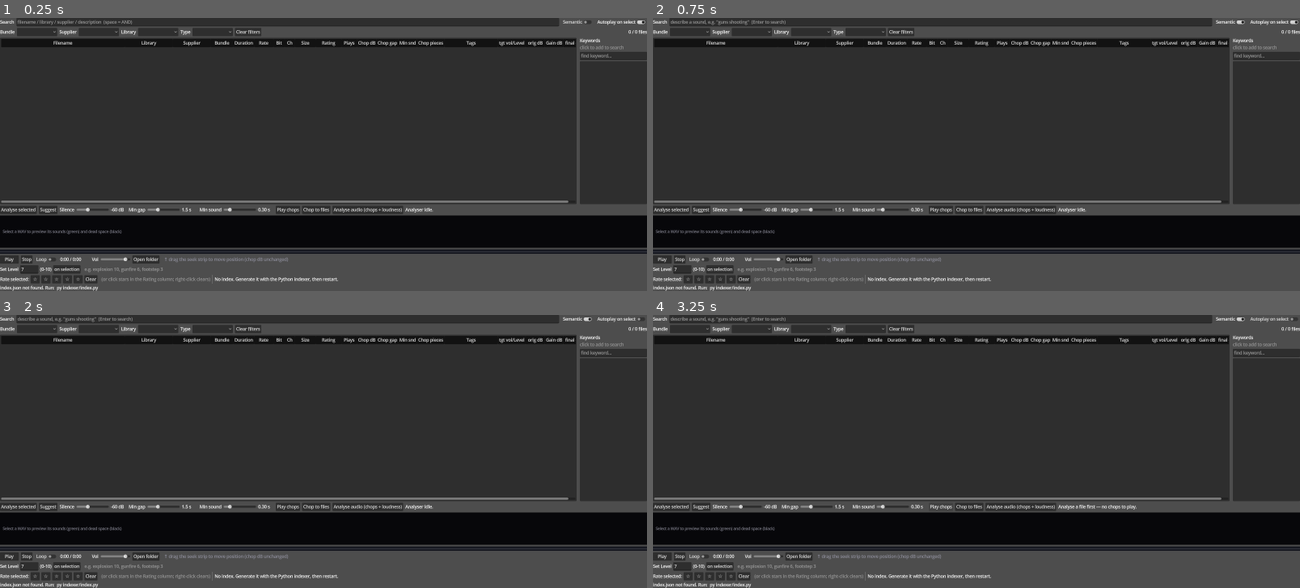
Above: before the commit, frames 1-4 (two rows, left to right).
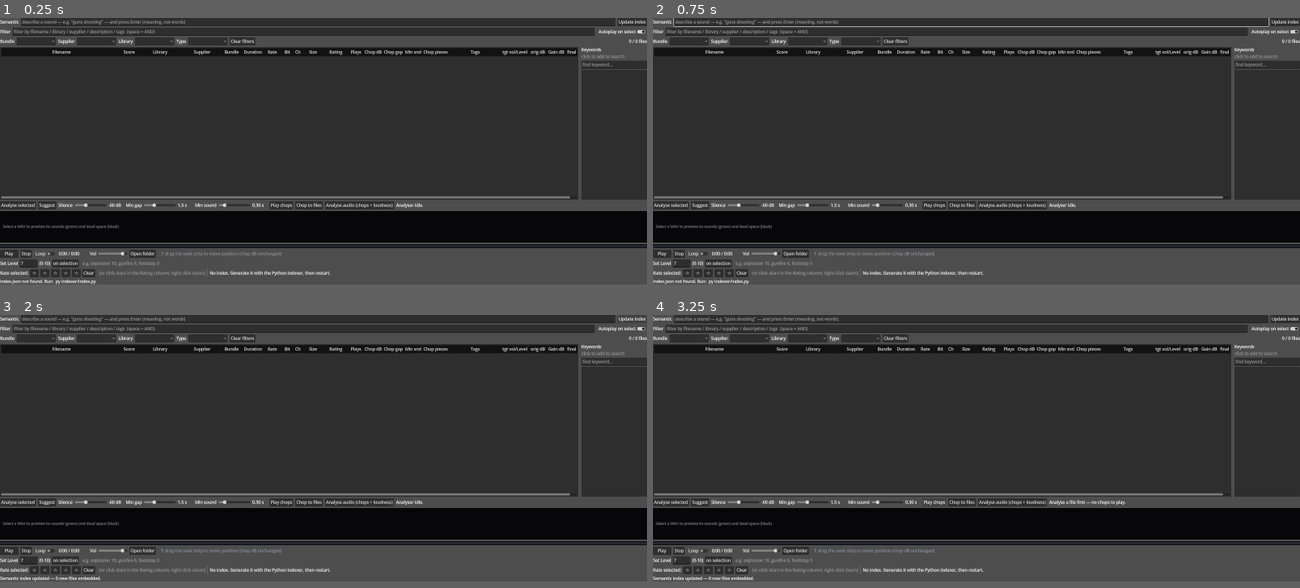
Above: after the commit, the same moments.

Repository: benedictcarter/sound_lib
Game: Godot game, scene res://main.tscn
Two runs of this game, one before a commit and one after it. Both use one fixed random seed, a clock stepped at 60 frames per second and the inputs below.
Inputs (mouse positions are in pixels of both pictures, inside the frame that each line leads up to):
- Up to frame 1 (0.25 s): no input
- Up to frame 2 (0.75 s): click (1228, 23) at 0.5 s, where only the run before the commit has a clickable "Semantic"
- Up to frame 3 (2 s): click (634, 320) at 1.25 s, where only the run after the commit has a clickable "Update index"
- Up to frame 4 (3.25 s): click "Play chops" at 2 s; click "Play chops" at 2.75 s
In our replay, the window is 800x338 before the commit and 800x330 after it. These sizes can differ from the game's own. Grey fills any space a smaller window leaves; there, only what the larger window draws over its background counts as a difference.

The runs differ from the first frame. In frame 1, 18% of the frame differs, in the area x 0-100%, y 0-100%; in frame 2, 18%; in frame 3, 18%; in frame 4, 18%.

Commit message:
Semantic search v2: own bar, Score column, incremental embed, lives with library
- embeddings.npz now lives in the LIBRARY ROOT (beside userdata/chopping/
  loudness), not app/. embed.py/search.py resolve it from index.json's
  library_root.
- embed.py is incremental (--only-missing + --progress): embeds only files with
  no vector yet (e.g. new chops). New 'Update index' button runs it threaded with
  live progress (_update_embeddings/_emb_*).
- Semantic search has its OWN bar ABOVE the text box. The text box is now a
  Filter that narrows the current base set -- semantic finds, text/dropdowns
  narrow within. _apply iterates _sem_ranked (cosine order) when _sem_active.
- New read-only 'Score' column (cosine similarity) after Filename; semantic
  results default-sort highest->lowest. Cols renumbered (COUNT 20->21).

Co-Authored-By: Claude Opus 4.8 <noreply@anthropic.com>

Diff:
--- a/app/main.gd
+++ b/app/main.gd
@@ -5,40 +5,41 @@
 
 # ----- column layout -------------------------------------------------------
 const COL_FILENAME := 0
-const COL_LIBRARY := 1
-const COL_SUPPLIER := 2
-const COL_BUNDLE := 3
-const COL_DURATION := 4
-const COL_RATE := 5
-const COL_BIT := 6
-const COL_CH := 7
-const COL_SIZE := 8
-const COL_RATING := 9   # user data (userdata.json)
-const COL_PLAYS := 10   # user data (auto-incremented on finished playback)
-const COL_CHOP_DB := 11 # suggested/edited chop silence threshold (chopping.json)
-const COL_CHOP_GAP := 12 # suggested/edited chop min-gap seconds (chopping.json)
-const COL_CHOP_SND := 13 # suggested/edited chop min-sound seconds (chopping.json)
-const COL_CHOP_N := 14  # resulting chop pieces at those settings (chopping.json)
-const COL_TAGS := 15    # user data (your own keywords; editable inline)
-const COL_LEVEL := 16   # user data: desired loudness on a 0-10 perceptual scale; -> Gain dB
-const COL_LOUDNESS := 17 # measured integrated loudness "orig dB", LUFS (loudness.json; read-only)
-const COL_GAIN_DB := 18 # user data: per-track applied playback gain in dB
-const COL_FINAL_DB := 19 # read-only: resulting loudness = orig dB + Gain dB
-const COL_COUNT := 20
+const COL_SCORE := 1    # semantic-search cosine similarity (read-only; blank otherwise)
+const COL_LIBRARY := 2
+const COL_SUPPLIER := 3
+const COL_BUNDLE := 4
+const COL_DURATION := 5
+const COL_RATE := 6
+const COL_BIT := 7
+const COL_CH := 8
+const COL_SIZE := 9
+const COL_RATING := 10  # user data (userdata.json)
+const COL_PLAYS := 11   # user data (auto-incremented on finished playback)
+const COL_CHOP_DB := 12 # suggested/edited chop silence threshold (chopping.json)
+const COL_CHOP_GAP := 13 # suggested/edited chop min-gap seconds (chopping.json)
+const COL_CHOP_SND := 14 # suggested/edited chop min-sound seconds (chopping.json)
+const COL_CHOP_N := 15  # resulting chop pieces at those settings (chopping.json)
+const COL_TAGS := 16    # user data (your own keywords; editable inline)
+const COL_LEVEL := 17   # user data: desired loudness on a 0-10 perceptual scale; -> Gain dB
+const COL_LOUDNESS := 18 # measured integrated loudness "orig dB", LUFS (loudness.json; read-only)
+const COL_GAIN_DB := 19 # user data: per-track applied playback gain in dB
+const COL_FINAL_DB := 20 # read-only: resulting loudness = orig dB + Gain dB
+const COL_COUNT := 21
 
 const COL_TITLES := [
-	"Filename", "Library", "Supplier", "Bundle",
+	"Filename", "Score", "Library", "Supplier", "Bundle",
 	"Duration", "Rate", "Bit", "Ch", "Size", "Rating", "Plays",
 	"Chop dB", "Chop gap", "Min snd", "Chop pieces", "Tags",
 	"tgt vol/Level", "orig dB", "Gain dB", "final dB",
 ]
-# Which record field each column sorts/reads. Bundle, Rating, Plays,
+# Which record field each column sorts/reads. Score, Bundle, Rating, Plays,
 # Chop dB/gap/snd/pieces, Tags, Level, orig dB, Gain dB and final dB are special-cased.
 const COL_FIELD := [
-	"filename", "library", "supplier", "bundle",
+	"filename", "", "library", "supplier", "bundle",
 	"duration", "sample_rate", "bit_depth", "channels", "size", "", "", "", "", "", "", "", "", "", "", "",
 ]
-const NUMERIC_COLS := [COL_DURATION, COL_RATE, COL_BIT, COL_CH, COL_SIZE,
+const NUMERIC_COLS := [COL_SCORE, COL_DURATION, COL_RATE, COL_BIT, COL_CH, COL_SIZE,
 	COL_RATING, COL_PLAYS, COL_CHOP_DB, COL_CHOP_GAP, COL_CHOP_SND, COL_CHOP_N,
 	COL_LEVEL, COL_LOUDNESS, COL_GAIN_DB, COL_FINAL_DB]
 # Columns that support spreadsheet-style multi-cell editing (copy/paste/Del/type
@@ -71,7 +72,7 @@
 const KW_MIN_LEN := 2       # ignore 1-char tokens
 
 # Default column widths (indices match COL_*). Columns are resizable at runtime.
-const COL_DEFAULT_W := [460, 180, 140, 85, 65, 72, 42, 38, 78, 95, 58, 70, 72, 70, 80, 200, 96, 72, 64, 72]
+const COL_DEFAULT_W := [460, 56, 180, 140, 85, 65, 72, 42, 38, 78, 95, 58, 70, 72, 70, 80, 200, 96, 72, 64, 72]
 const COL_MIN_W := 28       # smallest a column can be dragged to
 const RESIZE_GRAB := 6      # px tolerance around a divider to start a resize
 
@@ -269,13 +270,23 @@
 
 var _norm_target_edit: LineEdit       # the 0-10 Level for the "set on selection" action
 
-# semantic search (embeddings via indexer/search.py, threaded)
-var _semantic_chk: CheckButton
+# semantic search (its own bar above the text filter; ranks via indexer/search.py)
+var _sem_edit: LineEdit               # the semantic query box
 var _sem_thread: Thread = null
 var _sem_busy: bool = false
-var _sem_active: bool = false         # results currently shown in semantic rank order
+var _sem_active: bool = false         # a semantic result set is the current base
+var _sem_ranked: Array = []           # records in cosine-rank order (the base set)
+var _sem_scores: Dictionary = {}      # rel_path -> cosine score (for the Score column)
 var _sem_result_path: String = ""
 var _by_path: Dictionary = {}         # rel_path -> record, for fast rank lookup
+
+# embeddings.npz (beside the audio) + the "Update semantic index" job
+var _emb_path: String = ""
+var _emb_thread: Thread = null
+var _emb_busy: bool = false
+var _emb_btn: Button
+var _emb_poll: Timer
+var _emb_progress_path: String = ""
 
 # persisted UI prefs (window geom, column widths, sort, search/filters, toggles)
 var _prefs: Dictionary = {}
@@ -363,6 +374,8 @@
 	_chop_spec_path = ProjectSettings.globalize_path("user://chop_spec.json")
 	_chop_result_path = ProjectSettings.globalize_path("user://chop_result.json")
 	_sem_result_path = ProjectSettings.globalize_path("user://search_result.json")
+	_emb_path = data_dir.path_join("embeddings.npz")
+	_emb_progress_path = ProjectSettings.globalize_path("user://embed_progress.json")
 	_load_userdata()
 	_load_chopping()
 	_load_loudness()
@@ -484,30 +497,44 @@
 	root.add_theme_constant_override("separation", 6)
 	add_child(root)
 
-	# --- toolbar row 1: search + autoplay -------------------------------
+	# --- toolbar row 0: SEMANTIC search (meaning-based; ranks the base set) ---
+	var bar0 := HBoxContainer.new()
+	bar0.add_theme_constant_override("separation", 8)
+	root.add_child(bar0)
+
+	var seml := Label.new()
+	seml.text = "Semantic"
+	bar0.add_child(seml)
+
+	_sem_edit = LineEdit.new()
+	_sem_edit.placeholder_text = "describe a sound — e.g. \"guns shooting\" — and press Enter (meaning, not words)"
+	_sem_edit.clear_button_enabled = true
+	_sem_edit.size_flags_horizontal = Control.SIZE_EXPAND_FILL
+	_sem_edit.text_submitted.connect(_on_semantic_submitted)
+	bar0.add_child(_sem_edit)
+
+	_emb_btn = Button.new()
+	_emb_btn.text = "Update index"
+	_emb_btn.tooltip_text = "Embed any files that don't have a semantic vector yet " \
+		+ "(e.g. new chops). Run once before first use; quick afterwards."
+	_emb_btn.pressed.connect(_update_embeddings)
+	bar0.add_child(_emb_btn)
+
+	# --- toolbar row 1: text filter + autoplay --------------------------
 	var bar1 := HBoxContainer.new()
 	bar1.add_theme_constant_override("separation", 8)
 	root.add_child(bar1)
 
 	var sl := Label.new()
-	sl.text = "Search"
+	sl.text = "Filter"
 	bar1.add_child(sl)
 
 	_search = LineEdit.new()
-	_search.placeholder_text = "filename / library / supplier / description  (space = AND)"
+	_search.placeholder_text = "filter by filename / library / supplier / description / tags  (space = AND)"
 	_search.clear_button_enabled = true
 	_search.size_flags_horizontal = Control.SIZE_EXPAND_FILL
 	_search.text_changed.connect(_on_search_changed)
-	_search.text_submitted.connect(_on_search_submitted)
 	bar1.add_child(_search)
-
-	_semantic_chk = CheckButton.new()
-	_semantic_chk.text = "Semantic"
-	_semantic_chk.tooltip_text = "Meaning-based search: type a description (e.g. 'guns " \
-		+ "shooting') and press Enter — ranks files by what they SOUND like, not just " \
-		+ "word match. Build the index first: py indexer/embed.py"
-	_semantic_chk.toggled.connect(_on_semantic_toggled)
-	bar1.add_child(_semantic_chk)
 
 	_autoplay = CheckButton.new()
 	_autoplay.text = "Autoplay on select"
@@ -727,6 +754,12 @@
 	_sg_poll.timeout.connect(_sg_tick)
 	add_child(_sg_poll)
 
+	# poll the embeddings job's progress file while it runs
+	_emb_poll = Timer.new()
+	_emb_poll.wait_time = 1.0
+	_emb_poll.timeout.connect(_emb_tick)
+	add_child(_emb_poll)
+
 	# coalesce chopping.json writes so a slider/graph drag saves once, not per tick
 	_chop_save_debounce = Timer.new()
 	_chop_save_debounce.wait_time = 0.4
@@ -1005,24 +1038,21 @@
 #  Filtering / sorting
 # ===========================================================================
 func _on_search_changed(_t: String) -> void:
-	if _semantic_chk and _semantic_chk.button_pressed:
-		return                                     # semantic searches on Enter, not per-key
-	_debounce.start()
-
-
-func _on_search_submitted(text: String) -> void:
-	if _semantic_chk and _semantic_chk.button_pressed:
-		_run_semantic(text.strip_edges())
-
-
-func _on_semantic_toggled(on: bool) -> void:
-	_search.placeholder_text = ("describe a sound, e.g. \"guns shooting\"  (Enter to search)"
-		if on else "filename / library / supplier / description  (space = AND)")
-	if on:
-		if _search.text.strip_edges() != "":
-			_run_semantic(_search.text.strip_edges())
-	else:
-		_apply()                                   # back to keyword filtering
+	_debounce.start()                              # filters the base set (live, debounced)
+
+
+func _on_semantic_submitted(text: String) -> void:
+	var q := text.strip_edges()
+	if q == "":                                    # cleared -> drop semantic base
+		_sem_active = false
+		_sem_ranked = []
+		_sem_scores = {}
+		if _sort_col == COL_SCORE:                 # leave Score-sort behind
+			_sort_col = COL_FILENAME
+			_sort_asc = true
+		_apply()
+		return
+	_run_semantic(q)
 
 
 func _on_clear() -> void:
@@ -1051,11 +1081,13 @@
 	return true
 
 
+# The text box filters the BASE set: the semantic results (in rank order) when a
+# semantic search is active, else all files. So semantic finds, text narrows.
 func _apply() -> void:
-	_sem_active = false
+	var base: Array = _sem_ranked if _sem_active else _all
 	var tokens := _search.text.strip_edges().to_lower().split(" ", false)
 	_filtered = []
-	for rec in _all:
+	for rec in base:
 		if not _passes_dropdown_filters(rec):
 			continue
 		if tokens.size() > 0:
@@ -1075,7 +1107,8 @@
 				continue
 		_filtered.append(rec)
 
-	_sort_filtered()
+	if not _sem_active:                            # semantic keeps its cosine rank
+		_sort_filtered()
 	_populate_tree()
 
 
@@ -1084,8 +1117,8 @@
 	if query == "":
 		_apply()
 		return
-	if not FileAccess.file_exists(ProjectSettings.globalize_path("res://embeddings.npz")):
-		_status_label.text = "No semantic index yet — build it once: py indexer/embed.py"
+	if not FileAccess.file_exists(_emb_path):
+		_status_label.text = "No semantic index yet — click 'Update index' (or run py indexer/embed.py)."
 		return
 	if _sem_busy:
 		return
@@ -1122,19 +1155,78 @@
 			d.get("error", "?") if typeof(d) == TYPE_DICTIONARY else "?")
 		return
 	var paths: Array = d.get("paths", [])
-	_filtered = []
-	for p in paths:
-		var rec: Variant = _by_path.get(String(p))
-		if typeof(rec) == TYPE_DICTIONARY and _passes_dropdown_filters(rec):
-			_filtered.append(rec)              # keep the search.py rank order
+	var scores: Array = d.get("scores", [])
+	# Build the ranked BASE set (cosine order) + the score map for the Score column.
+	_sem_ranked = []
+	_sem_scores = {}
+	for i in paths.size():
+		var rp := String(paths[i])
+		var rec: Variant = _by_path.get(rp)
+		if typeof(rec) == TYPE_DICTIONARY:
+			_sem_ranked.append(rec)
+			if i < scores.size():
+				_sem_scores[rp] = float(scores[i])
 	_sem_active = true
-	_populate_tree()                           # ranked, no column sort
-	_status_label.text = "Semantic results for \"%s\" — most relevant first (%d)" % [
+	_sort_col = COL_SCORE                       # sorted highest->lowest by default
+	_sort_asc = false
+	_apply()                                    # narrow by text/dropdowns, keep rank
+	_status_label.text = "Semantic results for \"%s\" — most relevant first (%d). Use Filter to narrow." % [
 		String(d.get("query", "")), _filtered.size()]
+
+
+# ----- "Update semantic index": embed files with no vector yet (embed.py) -----
+func _update_embeddings() -> void:
+	if _emb_busy:
+		return
+	var script := ProjectSettings.globalize_path("res://").path_join(
+		"../indexer/embed.py").simplify_path()
+	if FileAccess.file_exists(_emb_progress_path):
+		DirAccess.remove_absolute(_emb_progress_path)
+	_emb_busy = true
+	_emb_btn.disabled = true
+	_status_label.text = "Updating semantic index (embedding any new files)…"
+	_emb_thread = Thread.new()
+	_emb_thread.start(_emb_run.bind(script, _emb_progress_path))
+	_emb_poll.start()
+
+
+func _emb_run(script: String, progress: String) -> void:
+	var output: Array = []
+	var args := [script, "--only-missing", "--progress", progress]
+	var code := OS.execute("py", args, output, true)
+	if code == -1:
+		OS.execute("python", args, output, true)
+	call_deferred("_emb_finished")
+
+
+func _emb_tick() -> void:
+	if FileAccess.file_exists(_emb_progress_path):
+		var d: Variant = JSON.parse_string(FileAccess.get_file_as_string(_emb_progress_path))
+		if typeof(d) == TYPE_DICTIONARY and int(d.get("total", 0)) > 0:
+			_status_label.text = "Embedding new files… %d / %d" % [
+				int(d.get("analysed", 0)), int(d.get("total", 0))]
+
+
+func _emb_finished() -> void:
+	_emb_poll.stop()
+	if _emb_thread:
+		_emb_thread.wait_to_finish()
+		_emb_thread = null
+	_emb_busy = false
+	_emb_btn.disabled = false
+	var n := 0
+	if FileAccess.file_exists(_emb_progress_path):
+		var d: Variant = JSON.parse_string(FileAccess.get_file_as_string(_emb_progress_path))
+		if typeof(d) == TYPE_DICTIONARY:
+			n = int(d.get("analysed", 0))
+	_status_label.text = "Semantic index updated — %d new file%s embedded." % [
+		n, "" if n == 1 else "s"]
 
 
 func _sort_value(rec: Dictionary, col: int) -> Variant:
 	# Rating/Plays come from user data; everything else from the record.
+	if col == COL_SCORE:
+		return float(_sem_scores.get(String(rec.get("path", "")), -1.0))
 	if col == COL_RATING:
 		return _get_rating(rec)
 	if col == COL_PLAYS:
@@ -1219,10 +1311,12 @@
 		it.set_text(COL_BIT, "" if rec.get("bit_depth") == null else str(int(rec.get("bit_depth"))))
 		it.set_text(COL_CH, "" if rec.get("channels") == null else str(int(rec.get("channels"))))
 		it.set_text(COL_SIZE, _fmt_size(rec.get("size")))
+		var sc: Variant = _sem_scores.get(String(rec.get("path", "")))
+		it.set_text(COL_SCORE, "%.3f" % float(sc) if sc != null else "")
 		_apply_userdata_cells(it, rec)
 		_apply_chop_cells(it, rec)
 		_apply_loudness_cell(it, rec)
-		for c in [COL_DURATION, COL_RATE, COL_BIT, COL_CH, COL_SIZE, COL_PLAYS,
+		for c in [COL_SCORE, COL_DURATION, COL_RATE, COL_BIT, COL_CH, COL_SIZE, COL_PLAYS,
 				COL_CHOP_DB, COL_CHOP_GAP, COL_CHOP_SND, COL_CHOP_N,
 				COL_LEVEL, COL_LOUDNESS, COL_GAIN_DB, COL_FINAL_DB]:
 			it.set_text_alignment(c, HORIZONTAL_ALIGNMENT_RIGHT)
@@ -2709,6 +2803,8 @@
 		_chop_thread.wait_to_finish()
 	if _sem_thread and _sem_thread.is_started():
 		_sem_thread.wait_to_finish()
+	if _emb_thread and _emb_thread.is_started():
+		_emb_thread.wait_to_finish()
 
 
 func _an_finished() -> void:
Not shown, changed: CLAUDE.md
Not shown, changed: README.md
Not shown, changed: indexer/embed.py
Not shown, changed: indexer/search.py
